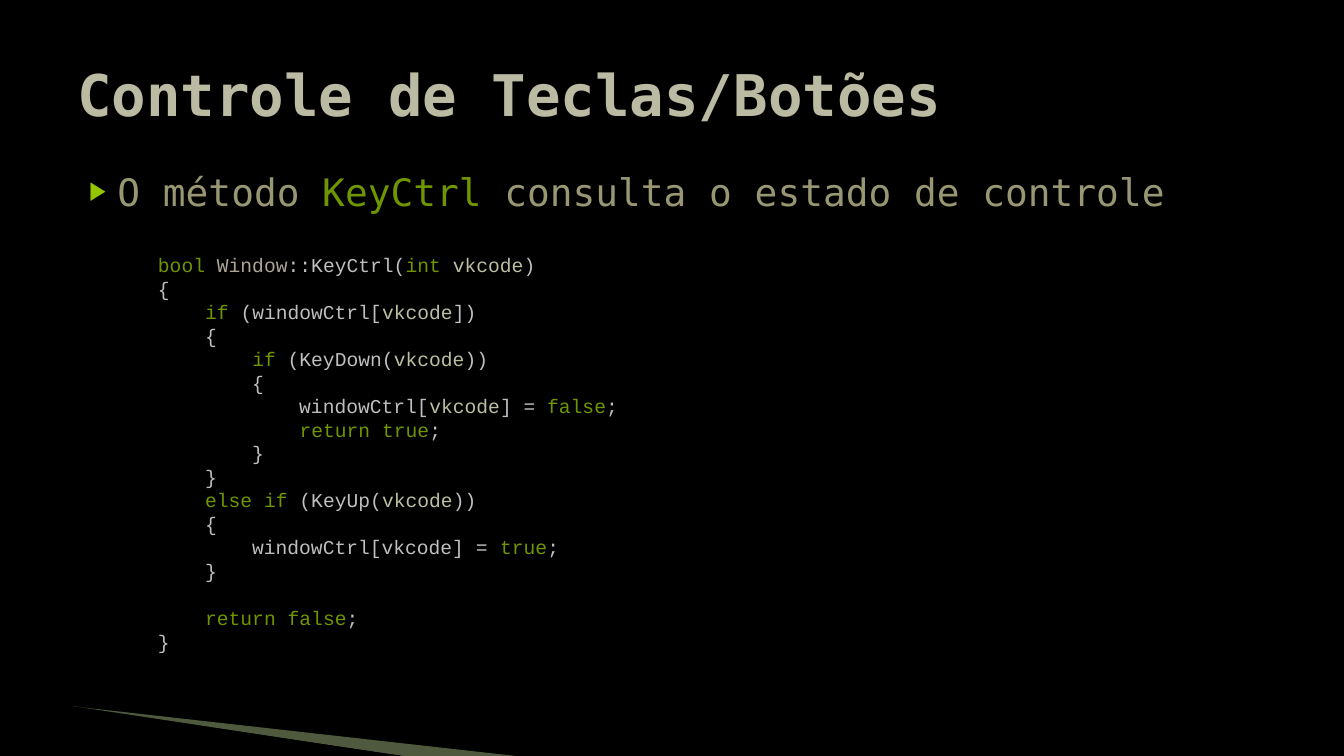
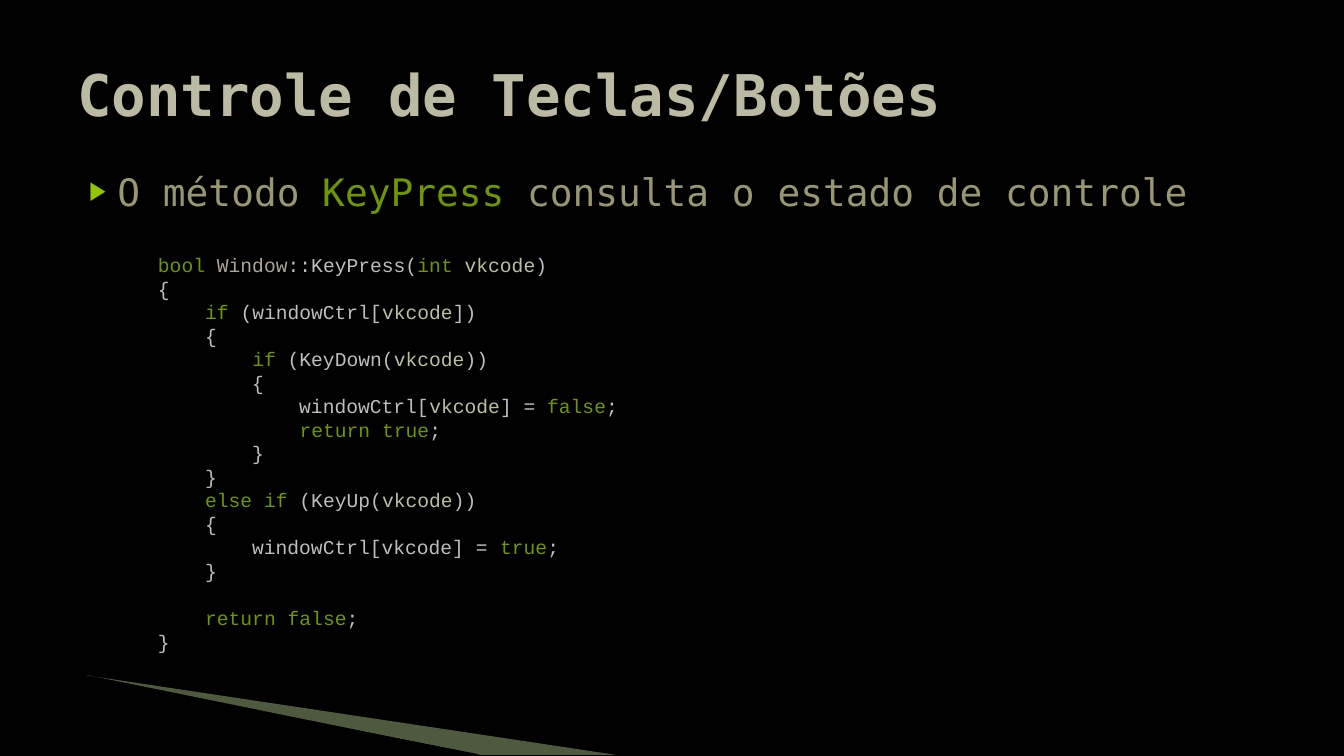
Before and after one commit to JudsonSS/Jogos, a slide deck: slide 6 of Slides/17. Interação com o Mouse.pptx. Drawn at 1344x756 pixels with LibreOffice and Linux fonts; fonts in the diff are those of the drawing; background and template pictures are left out. Boxes give left, top, right and bottom in pixels: in the first picture for what was removed or moved away, otherwise in the second. Text is boxed around its words. In the diff, an @@ line names an element or a change of style, - is before the commit and + after.

```diff
--- a/Slides/17. Interação com o Mouse.pptx
+++ b/Slides/17. Interação com o Mouse.pptx
@@ text at [117,176,1187,214]: text changed @@
-▶ O método KeyCtrl consulta o estado de controle
+▶ O método KeyPress consulta o estado de controle
@@ text at [158,258,548,276]: text changed @@
-bool Window::KeyCtrl(int vkcode)
+bool Window::KeyPress(int vkcode)
@@ freeform shape: place and size @@
-freeform shape at [72,708,408,756]
+freeform shape at [85,678,480,755]
@@ freeform shape: place and size @@
-freeform shape at [74,707,524,756]
+freeform shape at [88,676,617,755]
```
Also in this commit, not shown: 8 other slides changed.
